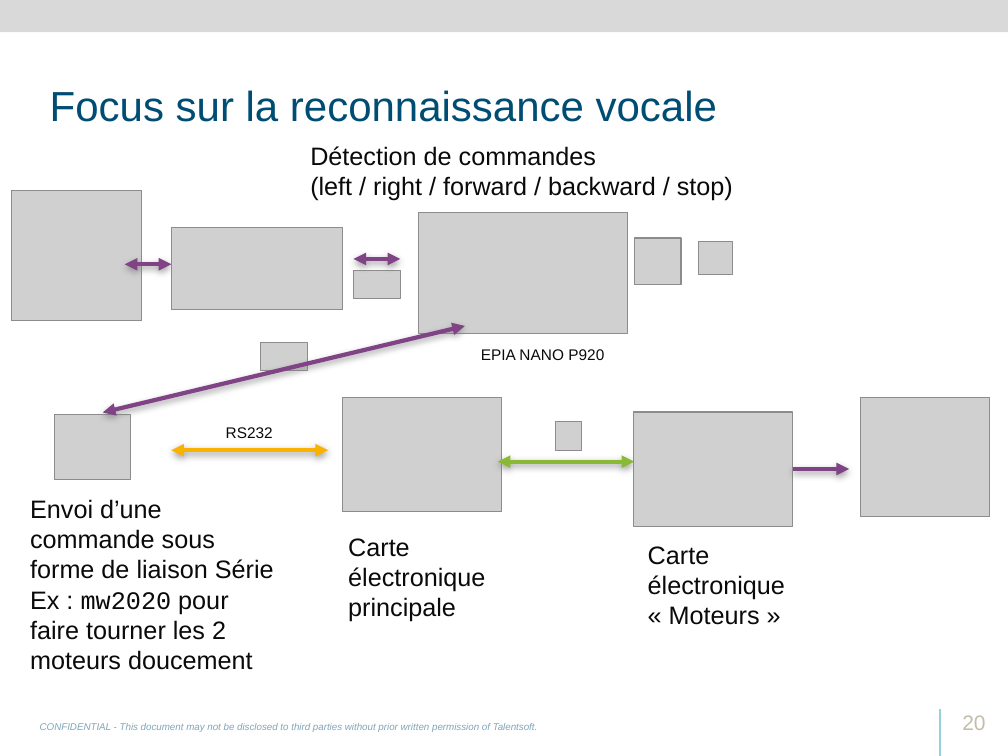
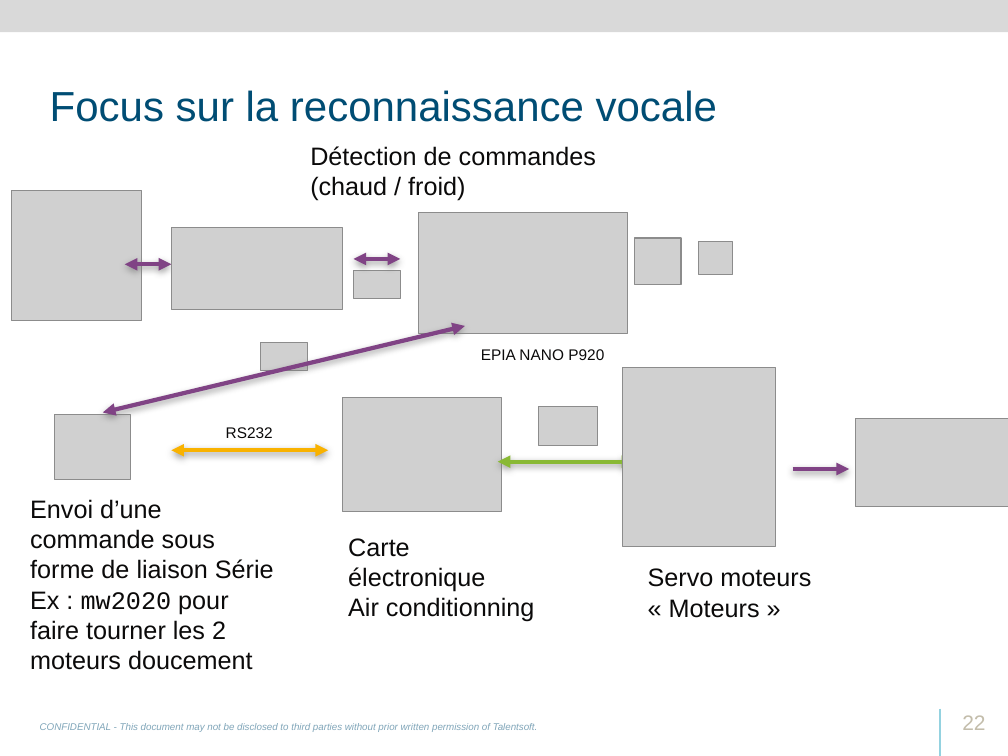
Before and after one commit to svanacker/cen-info-kinect, a slide deck: slide 22 of Talentsoft-RD-Academy-Kinect.pptx (slide 20 before the commit). Drawn at 1008x756 pixels with LibreOffice and Linux fonts; fonts in the diff are those of the drawing; grey boxes stand for pictures; background and template pictures are left out. Boxes give left, top, right and bottom in pixels: in the first picture for what was removed or moved away, otherwise in the second. Text is boxed around its words. In the diff, an @@ line names an element or a change of style, - is before the commit and + after.

Commit message:
Fix some change on presentation : Air conditioning and Robot move

```diff
--- a/Talentsoft-RD-Academy-Kinect.pptx
+++ b/Talentsoft-RD-Academy-Kinect.pptx
@@ text at bbox=[310, 176, 465, 201]: text changed @@
-(left / right / forward / backward / stop)
+(chaud / froid)
@@ picture: place and size @@
-picture at bbox=[634, 412, 793, 526]
+picture at bbox=[623, 367, 775, 546]
@@ picture added at bbox=[538, 406, 598, 446] @@
@@ picture: place and size @@
-picture at bbox=[861, 397, 990, 516]
+picture at bbox=[855, 418, 1008, 507]
@@ picture removed at bbox=[555, 421, 582, 451] @@
@@ text at bbox=[348, 538, 534, 622]: text changed @@
-Carte électronique
-principale
+Carte électronique
+Air conditionning
@@ text at bbox=[648, 568, 811, 618]: text changed @@
-Carte électronique
-« Moteurs »
+Servo moteurs
+« Moteurs »
@@ page number at bbox=[962, 715, 985, 730]: text changed @@
-20
+22
```
Also in this commit, not shown: 4 other slides changed, 1 slide added.
